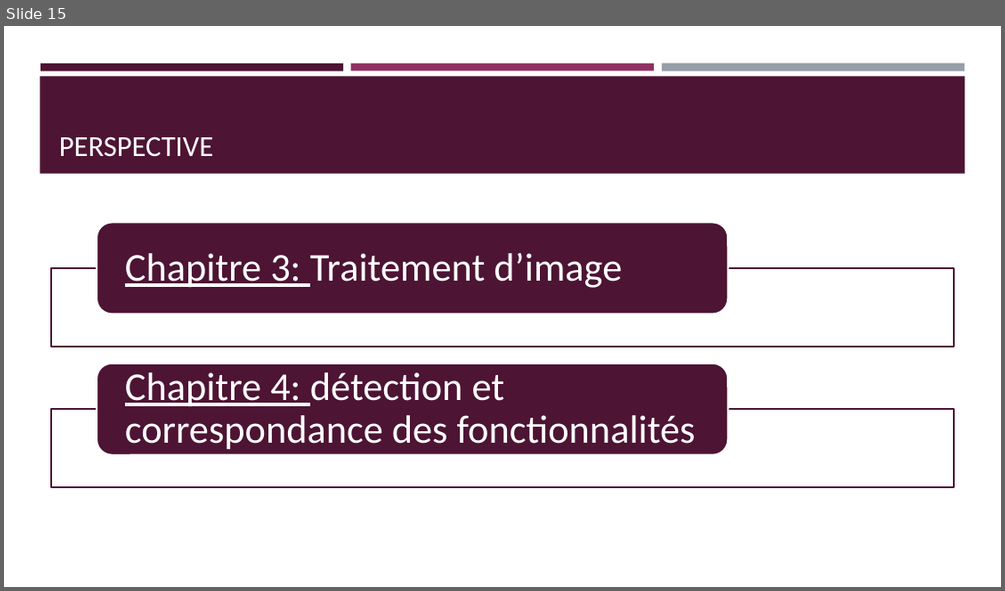
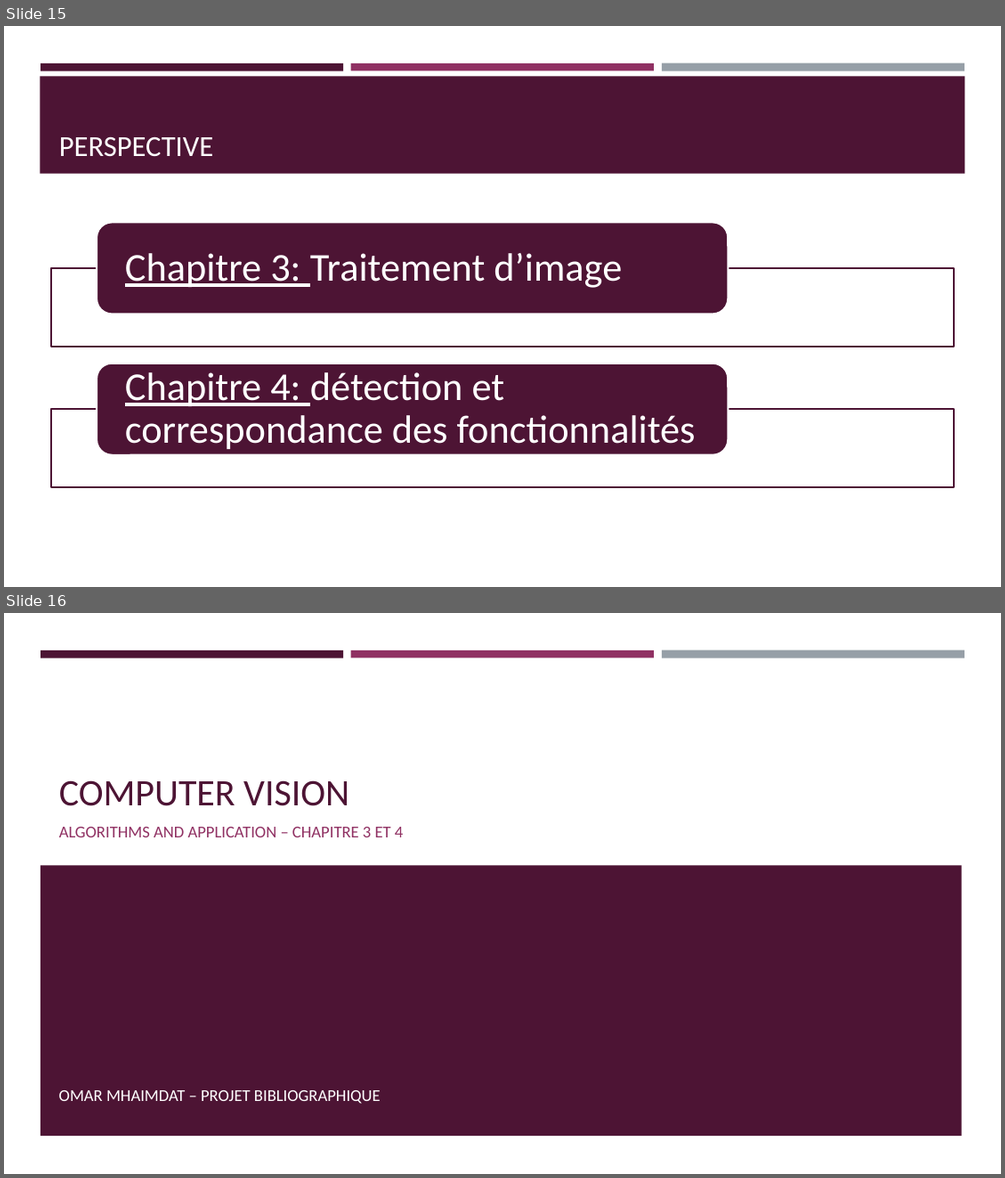
Before and after one commit to YounesAEO/uicstudents, a slide deck: downloads/gi-2/s7/projet_biblio/Presentation_1_Computer_Vision.pptx. Shown one above the other, each under a label of ours: slide 15 before the commit, slides 15 and 16 after it. The pictures are 1005x591 and 1005x1178 pixels, drawn with LibreOffice and Linux fonts; fonts in the diff are those of the drawing. Boxes give left, top, right and bottom in pixels: in the first picture for what was removed or moved away, otherwise in the second. Text is boxed around its words. In the diff, an @@ line names an element or a change of style, - is before the commit and + after.

```diff
--- a/downloads/gi-2/s7/projet_biblio/Presentation_1_Computer_Vision.pptx
+++ b/downloads/gi-2/s7/projet_biblio/Presentation_1_Computer_Vision.pptx
@@ slide 16 added at bbox=[4, 613, 1001, 1174], background #FFFFFF; not listed: 3 template elements that a slide beside it also shows @@
@@ title added at bbox=[59, 780, 349, 806], 36 pt, text #4D1434 @@
+COMPUTER VISION
@@ subtitle added at bbox=[59, 827, 403, 837], 16 pt, text #903163 @@
+ALGORITHMS AND APPLICATION – CHAPITRE 3 ET 4
@@ rectangle added at bbox=[40, 865, 962, 1135], fill #4D1434 @@
@@ text added at bbox=[59, 1090, 380, 1103], 16 pt, text #FFFFFF @@
+OMAR MHAIMDAT – PROJET BIBLIOGRAPHIQUE
```
Also in this commit, not shown: 1 slide changed, 1 other slide added, 4 other files.
